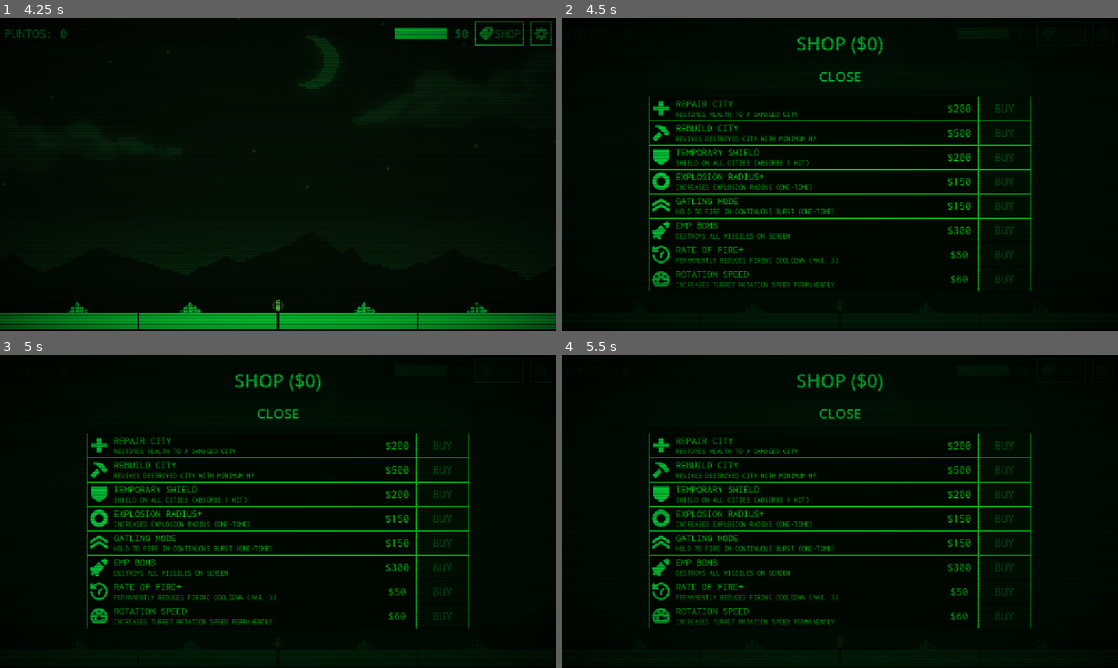
Above: before the commit, frames 1-4 (two rows, left to right).
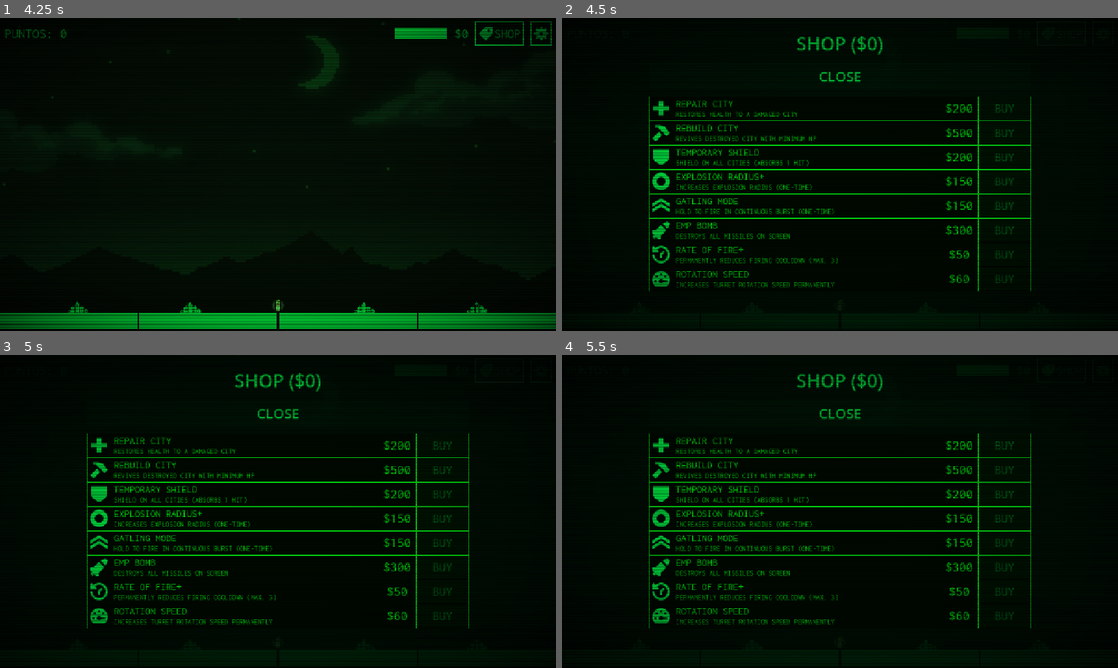
Above: after the commit, the same moments.

Repository: vpedrosa/programacion-dispositivos-moviles
Game: Godot game, scene res://scenes/screens/splash/splash.tscn
The game is run twice, just before and just after one commit, with the same random seed, the same clock (stepped at 60 frames per second) and the same inputs.
Inputs (mouse positions are in pixels of both pictures, inside the frame that each line leads up to):
- Up to frame 1 (4.25 s): tap Enter at 0.5, 2 s; move the mouse to (400, 158) at 0.52 s; press the mouse at (400, 158) at 0.53 s; tap Space at 0.77, 1.25, 1.52, 3.02 s; move the mouse to (166, 190) at 1.27 s; release the mouse at (166, 190) at 1.28 s; tap B at 1.35, 2.85 s; click (166, 190) at 1.42 s; move the mouse to (333, 105) at 2.02 s; press the mouse at (333, 105) at 2.03 s; move the mouse to (250, 237) at 2.77 s; release the mouse at (250, 237) at 2.78 s; click (250, 237) at 2.92 s; click "PLAY" at 3.5 s
- Up to frame 2 (4.5 s): click "SHOP" at 4.25 s
- Up to frame 3 (5 s): no input
- Up to frame 4 (5.5 s): click "SHOP" at 5 s

Frame 1 is identical in both runs. In frame 2, 0.5% of the frame differs, in the area x 69-74%, y 27-85%; in frame 3, 0.5%; in frame 4, 0.5%.

Commit message:
refactor #242: extraer ShopItemRow de shop.gd
Nueva clase ShopItemRow (PanelContainer) que encapsula la construcción
de una fila de la tienda: icono, nombre, descripción, precio y botón.
shop.gd pasa de 241 a 116 líneas; _build_powerups() de 135 a 10.

Closes #242

Diff:
--- a/city-defender/game/city-defender/scenes/ui/shop/shop.gd
+++ b/city-defender/game/city-defender/scenes/ui/shop/shop.gd
@@ -54,138 +54,13 @@
 func _build_powerups() -> void:
 	for powerup_id in POWERUPS.keys():
 		var data: Dictionary = POWERUPS[powerup_id]
-
-		# ── Fila con borde (sin margen entre filas) ──────────────────────────────
-		var row_panel := PanelContainer.new()
-		var panel_style := StyleBoxFlat.new()
-		panel_style.bg_color = Color(0.0, 0.04, 0.01, 1.0)
-		panel_style.border_color = Color(0.0, 0.9, 0.25, 1.0)
-		panel_style.set_border_width_all(1)
-		panel_style.content_margin_left   = 0.0
-		panel_style.content_margin_right  = 1.0
-		panel_style.content_margin_top    = 0.0
-		panel_style.content_margin_bottom = 0.0
-		row_panel.add_theme_stylebox_override("panel", panel_style)
-
-		var row := HBoxContainer.new()
-		row.add_theme_constant_override("separation", 0)
-		row.size_flags_horizontal = Control.SIZE_EXPAND_FILL
-
-		# ── Col 1: Icono cuadrado con borde derecho ─────────────────────────────
-		var icon_frame := PanelContainer.new()
-		icon_frame.custom_minimum_size = Vector2(56, 56)
-		icon_frame.size_flags_vertical = Control.SIZE_SHRINK_CENTER
-		var icon_style := StyleBoxFlat.new()
-		icon_style.bg_color = Color(0.0, 0.0, 0.0, 0.0)
-		icon_style.border_width_left   = 0
-		icon_style.border_width_top    = 0
-		icon_style.border_width_right  = 1
-		icon_style.border_width_bottom = 0
-		icon_style.border_color = Color(0.0, 0.9, 0.25, 1.0)
-		icon_style.content_margin_left   = 8.0
-		icon_style.content_margin_right  = 8.0
-		icon_style.content_margin_top    = 8.0
-		icon_style.content_margin_bottom = 8.0
-		icon_frame.add_theme_stylebox_override("panel", icon_style)
-
-		var icon_rect := TextureRect.new()
-		icon_rect.size_flags_horizontal = Control.SIZE_EXPAND_FILL
-		icon_rect.size_flags_vertical = Control.SIZE_EXPAND_FILL
-		icon_rect.stretch_mode = TextureRect.STRETCH_KEEP_ASPECT_CENTERED
-		icon_rect.expand_mode = TextureRect.EXPAND_IGNORE_SIZE
-		if POWERUP_ICONS.has(powerup_id):
-			icon_rect.texture = load(POWERUP_ICONS[powerup_id])
-		icon_frame.add_child(icon_rect)
-
-		# ── Col 2: Nombre + Descripción con borde derecho ────────────────────────
-		var info_panel := PanelContainer.new()
-		info_panel.size_flags_horizontal = Control.SIZE_EXPAND_FILL
-		var info_style := StyleBoxFlat.new()
-		info_style.bg_color = Color(0.0, 0.0, 0.0, 0.0)
-		info_style.border_width_left   = 0
-		info_style.border_width_top    = 0
-		info_style.border_width_right  = 1
-		info_style.border_width_bottom = 0
-		info_style.border_color = Color(0.0, 0.9, 0.25, 1.0)
-		info_style.content_margin_left   = 6.0
-		info_style.content_margin_right  = 6.0
-		info_style.content_margin_top    = 4.0
-		info_style.content_margin_bottom = 4.0
-		info_panel.add_theme_stylebox_override("panel", info_style)
-
-		var info_box := VBoxContainer.new()
-		info_box.size_flags_vertical = Control.SIZE_SHRINK_CENTER
-		info_box.add_theme_constant_override("separation", 2)
-
-		var name_label := Label.new()
-		name_label.text = tr(data["name"])
-
-		var desc_label := Label.new()
-		desc_label.text = tr(data["desc"])
-		desc_label.autowrap_mode = TextServer.AUTOWRAP_WORD_SMART
-
-		info_box.add_child(name_label)
-		info_box.add_child(desc_label)
-		info_panel.add_child(info_box)
-
-		# ── Col 3: Precio con borde derecho ──────────────────────────────────────
-		var price_panel := PanelContainer.new()
-		var price_style := StyleBoxFlat.new()
-		price_style.bg_color = Color(0.0, 0.0, 0.0, 0.0)
-		price_style.border_width_left   = 0
-		price_style.border_width_top    = 0
-		price_style.border_width_right  = 1
-		price_style.border_width_bottom = 0
-		price_style.border_color = Color(0.0, 0.9, 0.25, 1.0)
-		price_style.content_margin_left   = 8.0
-		price_style.content_margin_right  = 8.0
-		price_style.content_margin_top    = 0.0
-		price_style.content_margin_bottom = 0.0
-		price_panel.add_theme_stylebox_override("panel", price_style)
-
-		var price_label := Label.new()
-		price_label.text = "$" + str(data["cost"])
-		price_label.custom_minimum_size.x = 74
-		price_label.size_flags_vertical = Control.SIZE_SHRINK_CENTER
-		price_label.horizontal_alignment = HORIZONTAL_ALIGNMENT_CENTER
-		price_panel.add_child(price_label)
-
-		# ── Col 4: Botón comprar ─────────────────────────────────────────────────
-		var buy_btn := Button.new()
-		buy_btn.custom_minimum_size = Vector2(120, 52)
-		buy_btn.size_flags_vertical = Control.SIZE_SHRINK_CENTER
-		buy_btn.pressed.connect(_on_buy_pressed.bind(powerup_id))
-
-		_buy_buttons[powerup_id] = buy_btn
-		_name_labels[powerup_id] = name_label
-		_desc_labels[powerup_id] = desc_label
-
-		row.add_child(icon_frame)
-		row.add_child(info_panel)
-		row.add_child(price_panel)
-		row.add_child(buy_btn)
-		row_panel.add_child(row)
-		powerups_container.add_child(row_panel)
-
-		FalloutStyle.style_subtree(row_panel)
-		name_label.add_theme_font_size_override("font_size", 24)
-		desc_label.add_theme_font_size_override("font_size", 17)
-		price_label.add_theme_font_size_override("font_size", 28)
-		# Estilos sin borde para el botón comprar (después de FalloutStyle para no ser sobreescritos)
-		var btn_n := StyleBoxFlat.new()
-		btn_n.bg_color = Color(0.0, 0.08, 0.02, 1.0)
-		btn_n.set_border_width_all(0)
-		var btn_h := StyleBoxFlat.new()
-		btn_h.bg_color = Color(0.0, 0.18, 0.05, 1.0)
-		btn_h.set_border_width_all(0)
-		var btn_p := StyleBoxFlat.new()
-		btn_p.bg_color = Color(0.0, 0.35, 0.10, 1.0)
-		btn_p.set_border_width_all(0)
-		buy_btn.add_theme_stylebox_override("normal", btn_n)
-		buy_btn.add_theme_stylebox_override("hover", btn_h)
-		buy_btn.add_theme_stylebox_override("pressed", btn_p)
-		buy_btn.add_theme_stylebox_override("disabled", btn_n)
-		buy_btn.add_theme_stylebox_override("focus", StyleBoxEmpty.new())
+		var row := ShopItemRow.new()
+		row.setup(tr(data["name"]), tr(data["desc"]), data["cost"], POWERUP_ICONS.get(powerup_id, ""))
+		row.buy_pressed.connect(_on_buy_pressed.bind(powerup_id))
+		powerups_container.add_child(row)
+		_buy_buttons[powerup_id] = row.buy_btn
+		_name_labels[powerup_id] = row.name_label
+		_desc_labels[powerup_id] = row.desc_label
 
 
 func open(cities: Array[City]) -> void:
--- /dev/null
+++ b/city-defender/game/city-defender/scenes/ui/shop/shop_item_row.gd
@@ -0,0 +1,120 @@
+class_name ShopItemRow
+extends PanelContainer
+
+signal buy_pressed
+
+const BORDER_COLOR := Color(0.0, 0.9, 0.25, 1.0)
+const BG_COLOR := Color(0.0, 0.04, 0.01, 1.0)
+
+var name_label: Label
+var desc_label: Label
+var buy_btn: Button
+
+
+func setup(display_name: String, description: String, cost: int, icon_path: String) -> void:
+	_apply_panel_style()
+	var row := HBoxContainer.new()
+	row.add_theme_constant_override("separation", 0)
+	row.size_flags_horizontal = Control.SIZE_EXPAND_FILL
+	row.add_child(_build_icon(icon_path))
+	row.add_child(_build_info(display_name, description))
+	row.add_child(_build_price(cost))
+	buy_btn = _build_buy_button()
+	row.add_child(buy_btn)
+	add_child(row)
+	FalloutStyle.style_subtree(self)
+	name_label.add_theme_font_size_override("font_size", 24)
+	desc_label.add_theme_font_size_override("font_size", 17)
+
+
+func _apply_panel_style() -> void:
+	var style := StyleBoxFlat.new()
+	style.bg_color = BG_COLOR
+	style.border_color = BORDER_COLOR
+	style.set_border_width_all(1)
+	style.content_margin_left   = 0.0
+	style.content_margin_right  = 1.0
+	style.content_margin_top    = 0.0
+	style.content_margin_bottom = 0.0
+	add_theme_stylebox_override("panel", style)
+
+
+func _build_icon(icon_path: String) -> PanelContainer:
+	var frame := PanelContainer.new()
+	frame.custom_minimum_size = Vector2(56, 56)
+	frame.size_flags_vertical = Control.SIZE_SHRINK_CENTER
+	frame.add_theme_stylebox_override("panel", _right_border_style(8.0))
+	var rect := TextureRect.new()
+	rect.size_flags_horizontal = Control.SIZE_EXPAND_FILL
+	rect.size_flags_vertical = Control.SIZE_EXPAND_FILL
+	rect.stretch_mode = TextureRect.STRETCH_KEEP_ASPECT_CENTERED
+	rect.expand_mode = TextureRect.EXPAND_IGNORE_SIZE
+	if not icon_path.is_empty():
+		rect.texture = load(icon_path)
+	frame.add_child(rect)
+	return frame
+
+
+func _build_info(display_name: String, description: String) -> PanelContainer:
+	var panel := PanelContainer.new()
+	panel.size_flags_horizontal = Control.SIZE_EXPAND_FILL
+	panel.add_theme_stylebox_override("panel", _right_border_style(6.0, 4.0))
+	var vbox := VBoxContainer.new()
+	vbox.size_flags_vertical = Control.SIZE_SHRINK_CENTER
+	vbox.add_theme_constant_override("separation", 2)
+	name_label = Label.new()
+	name_label.text = display_name
+	desc_label = Label.new()
+	desc_label.text = description
+	desc_label.autowrap_mode = TextServer.AUTOWRAP_WORD_SMART
+	vbox.add_child(name_label)
+	vbox.add_child(desc_label)
+	panel.add_child(vbox)
+	return panel
+
+
+func _build_price(cost: int) -> PanelContainer:
+	var panel := PanelContainer.new()
+	panel.add_theme_stylebox_override("panel", _right_border_style(8.0))
+	var label := Label.new()
+	label.text = "$" + str(cost)
+	label.custom_minimum_size.x = 74
+	label.size_flags_vertical = Control.SIZE_SHRINK_CENTER
+	label.horizontal_alignment = HORIZONTAL_ALIGNMENT_CENTER
+	label.add_theme_font_size_override("font_size", 28)
+	panel.add_child(label)
+	return panel
+
+
+func _build_buy_button() -> Button:
+	var btn := Button.new()
+	btn.custom_minimum_size = Vector2(120, 52)
+	btn.size_flags_vertical = Control.SIZE_SHRINK_CENTER
+	btn.pressed.connect(func() -> void: buy_pressed.emit())
+	var btn_n := StyleBoxFlat.new()
+	btn_n.bg_color = Color(0.0, 0.08, 0.02, 1.0)
+	btn_n.set_border_width_all(0)
+	var btn_h := StyleBoxFlat.new()
+	btn_h.bg_color = Color(0.0, 0.18, 0.05, 1.0)
+	btn_h.set_border_width_all(0)
+	var btn_p := StyleBoxFlat.new()
+	btn_p.bg_color = Color(0.0, 0.35, 0.10, 1.0)
+	btn_p.set_border_width_all(0)
+	btn.add_theme_stylebox_override("normal", btn_n)
+	btn.add_theme_stylebox_override("hover", btn_h)
+	btn.add_theme_stylebox_override("pressed", btn_p)
+	btn.add_theme_stylebox_override("disabled", btn_n)
+	btn.add_theme_stylebox_override("focus", StyleBoxEmpty.new())
+	return btn
+
+
+func _right_border_style(h_margin: float, v_margin: float = 0.0) -> StyleBoxFlat:
+	var style := StyleBoxFlat.new()
+	style.bg_color = Color(0.0, 0.0, 0.0, 0.0)
+	style.border_width_right = 1
+	style.border_color = BORDER_COLOR
+	style.content_margin_left   = h_margin
+	style.content_margin_right  = h_margin
+	style.content_margin_top    = v_margin
+	style.content_margin_bottom = v_margin
+	return style
